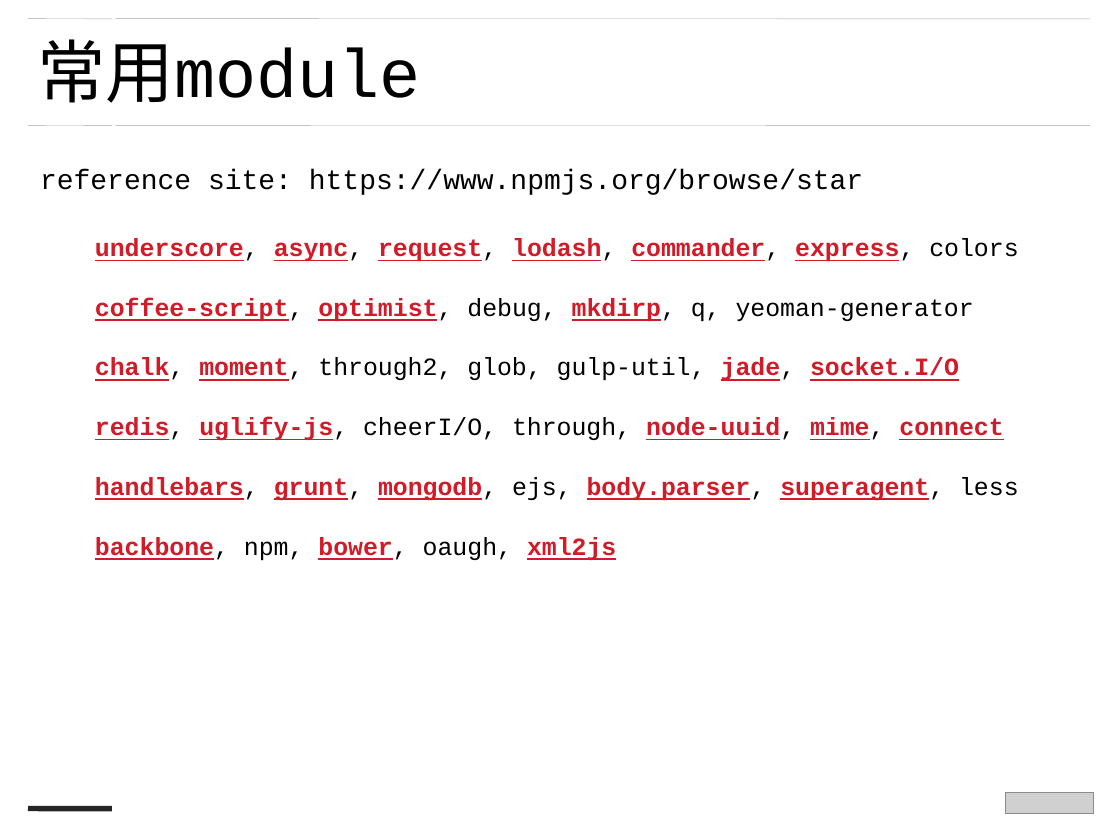
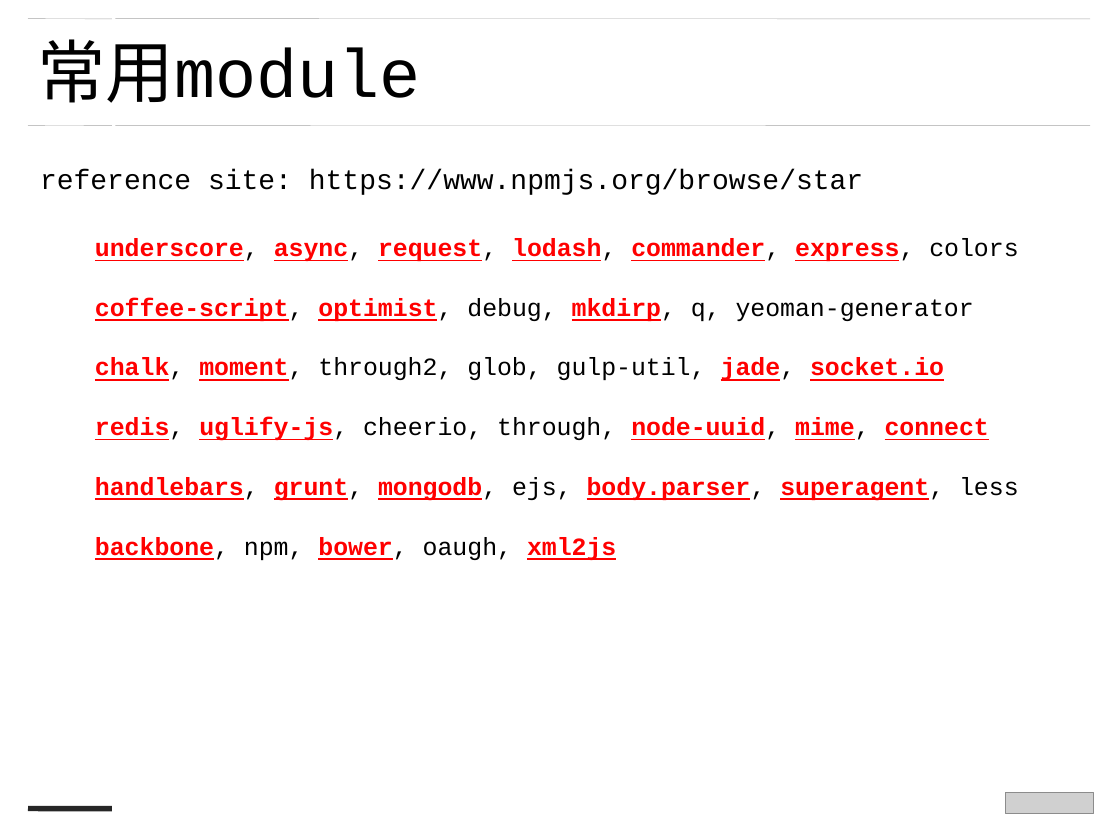
Before and after one commit to zjdgx/Study, a slide deck: slide 12 of PPT/nodejs --蒋刚.ppt. Drawn at 1120x840 pixels with LibreOffice and Linux fonts; fonts in the diff are those of the drawing; grey boxes stand for pictures. Boxes give left, top, right and bottom in pixels: in the first picture for what was removed or moved away, otherwise in the second. Text is boxed around its words. In the diff, an @@ line names an element or a change of style, - is before the commit and + after.

```diff
--- a/PPT/nodejs --蒋刚.ppt
+++ b/PPT/nodejs --蒋刚.ppt
@@ text at (95, 238, 1019, 560): text colour #D11B28 to #FF0000 in "underscore, async, request, lodash, commander, express,", "coffee-script, optimist, mkdirp,", "handlebars, grunt, mongodb, body.parser, superagent,", "backbone, bower, xml2js" @@
@@ text at (95, 357, 989, 441): text changed; text colour #D11B28 to #FF0000 @@
-chalk, moment, through2, glob, gulp-util, jade, socket.I/O
-redis, uglify-js, cheerI/O, through, node-uuid, mime, connect
+chalk, moment, through2, glob, gulp-util, jade, socket.io
+redis, uglify-js, cheerio, through, node-uuid, mime, connect
```
Also in this commit, not shown: 10 other slides changed, 1 slide added, 9 other files.
